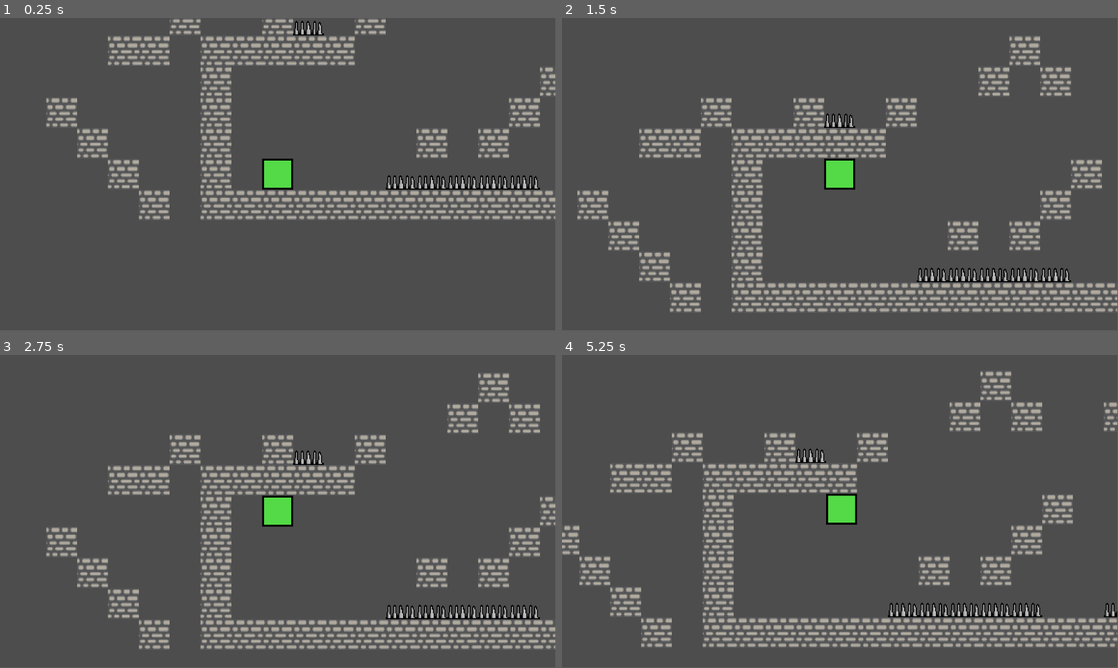
Above: before the commit, frames 1-4 (two rows, left to right).
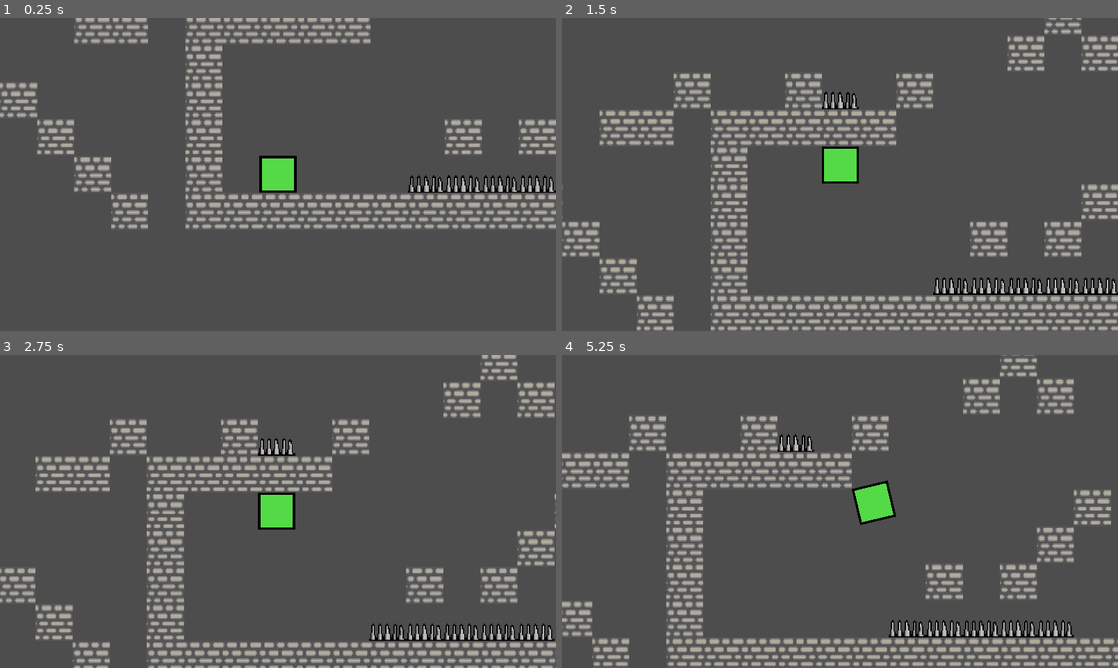
Above: after the commit, the same moments.

Repository: TamasKiss2003/Block-Aid
Game: Godot game, scene res://scenes/game.tscn
Two runs of this game, one before a commit and one after it. Both use one fixed random seed, a clock stepped at 60 frames per second and the inputs below.
Inputs (mouse positions are in pixels of both pictures, inside the frame that each line leads up to):
- Up to frame 1 (0.25 s): no input
- Up to frame 2 (1.5 s): tap Enter at 0.5 s; move the mouse to (962, 158) at 0.52 s; hold Right (ui_right) 0.53-1.25 s; tap Up (ui_up) at 0.6, 0.77, 1.07 s; click (962, 158) at 0.67 s; drag from (728, 190) to (840, 174) at 1.27 s
- Up to frame 3 (2.75 s): move the mouse to (333, 442) at 2.02 s; hold Left (ui_left) from 2.03 s (still down); tap Up (ui_up) at 2.1 s; click (333, 442) at 2.17 s
- Up to frame 4 (5.25 s): release Left (ui_left) at 2.75 s; drag from (812, 574) to (673, 464) at 2.77 s; move the mouse to (1006, 558) at 3.52 s; hold Right (ui_right) 3.53-4.25 s; tap Up (ui_up) at 3.6, 3.77, 4.07, 5.1 s; click (1006, 558) at 3.67 s; drag from (673, 464) to (840, 511) at 4.27 s; move the mouse to (867, 511) at 5.02 s; hold Right (ui_right) from 5.03 s (still down); click (867, 511) at 5.17 s
The window is 799x449 before the commit and 800x450 after it. Grey fills any space a smaller window leaves; there, only what the larger window draws over its background counts as a difference.

The runs differ from the first frame. In frame 1, 17% of the frame differs, in the area x 0-100%, y 0-68%; in frame 2, 23%; in frame 3, 22%; in frame 4, 24%, in the area x 0-100%, y 0-100%.

Commit message:
Add touch controls (#21)

Diff:
--- a/project.godot
+++ b/project.godot
@@ -15,9 +15,20 @@
 config/features=PackedStringArray("4.6", "Mobile")
 config/icon="res://icon.svg"
 
+[display]
+
+window/size/viewport_width=1920
+window/size/viewport_height=1080
+window/stretch/mode="viewport"
+window/stretch/aspect="expand"
+
 [global_group]
 
 enemy=""
+
+[input_devices]
+
+pointing/emulate_touch_from_mouse=true
 
 [physics]
 
@@ -28,3 +39,4 @@
 textures/canvas_textures/default_texture_filter=0
 rendering_device/driver.windows="d3d12"
 renderer/rendering_method="mobile"
+textures/vram_compression/import_etc2_astc=true
--- a/scenes/game.tscn
+++ b/scenes/game.tscn
@@ -46,9 +46,10 @@
 tile_set = SubResource("TileSet_5fb3c")
 
 [node name="Camera2D" type="Camera2D" parent="." unique_id=506408532]
-position = Vector2(64, -96)
+position = Vector2(-176, 16)
 ignore_rotation = false
-zoom = Vector2(2, 2)
+zoom = Vector2(4, 4)
+position_smoothing_enabled = true
 script = ExtResource("4_lbhrr")
 target = NodePath("../Player")
 
--- a/scripts/player.gd
+++ b/scripts/player.gd
@@ -13,6 +13,24 @@
 const DASH_SPEED := 500.0
 const DASH_DISTANCE := 3
 const WALL_SLIDE_SPEED := 40.0
+
+# Touch input
+const _SWIPE_THRESHOLD := 60.0
+const _TAP_THRESHOLD := 25.0
+
+# Maps semantic action names to Godot input actions (any one triggers it).
+# "right"/"left" include tap so ground rolling works with a tap.
+# "swipe_right"/"swipe_left" are swipe-only — used for dashing and wall movement.
+const INPUT_ACTIONS := {
+	"right": ["ui_right", "touch_tap_right"],
+	"left": ["ui_left", "touch_tap_left"],
+	"up": ["ui_up"],
+	"down": ["ui_down"],
+	"swipe_right": ["ui_right"],
+	"swipe_left": ["ui_left"],
+	"shrink": ["touch_shrink"],
+	"grow": ["touch_grow"],
+}
 
 # Default abilities
 @export var has_jump := false
@@ -48,10 +66,97 @@
 var _wall_tween: Tween = null
 var _is_shrunk := false
 var _is_shrinking := false
+var _touch_starts: Dictionary[int, Vector2] = { }
+var _touch_current: Dictionary[int, Vector2] = { }
+var _pinch_start_dist := -1.0
+var _pinch_consumed := false
+
+
+func _ready() -> void:
+	var all_actions: Array[String] = []
+	for actions: Array in INPUT_ACTIONS.values():
+		all_actions.append_array(actions)
+	for action: String in all_actions:
+		if not InputMap.has_action(action):
+			InputMap.add_action(action)
 
 
 func die() -> void:
 	get_tree().reload_current_scene()
+
+
+func _input(event: InputEvent) -> void:
+	if event is InputEventScreenTouch:
+		if event.pressed:
+			_on_touch_down(event.index, event.position)
+		elif _touch_starts.has(event.index):
+			_on_touch_up(event.index, event.position)
+	elif event is InputEventScreenDrag:
+		_touch_current[event.index] = event.position
+
+
+func _on_touch_down(idx: int, pos: Vector2) -> void:
+	_touch_starts[idx] = pos
+	_touch_current[idx] = pos
+	if _touch_starts.size() == 2:
+		var positions := _touch_current.values()
+		_pinch_start_dist = positions[0].distance_to(positions[1])
+		_pinch_consumed = false
+
+
+func _on_touch_up(idx: int, pos: Vector2) -> void:
+	var start := _touch_starts[idx]
+	_touch_current[idx] = pos
+	var pts := _touch_current.values()
+	_touch_starts.erase(idx)
+	_touch_current.erase(idx)
+
+	if _pinch_start_dist < 0.0:
+		_process_touch_gesture(start, pos - start)
+		return
+
+	if not _pinch_consumed:
+		_process_pinch_gesture(pts[0].distance_to(pts[1]))
+		_pinch_consumed = true
+	if _touch_starts.is_empty():
+		_pinch_start_dist = -1.0
+
+
+func _process_pinch_gesture(end_dist: float) -> void:
+	var dist_change := end_dist - _pinch_start_dist
+	if abs(dist_change) < _SWIPE_THRESHOLD:
+		return
+	_fire_action("touch_shrink" if dist_change < 0 else "touch_grow")
+
+
+func _process_touch_gesture(start: Vector2, delta: Vector2) -> void:
+	var dist := delta.length()
+	if dist < _TAP_THRESHOLD:
+		var half_w := get_viewport().get_visible_rect().size.x / 2.0
+		_fire_action("touch_tap_left" if start.x < half_w else "touch_tap_right")
+		return
+	if dist < _SWIPE_THRESHOLD:
+		return
+	if abs(delta.x) >= abs(delta.y):
+		_fire_action("ui_right" if delta.x > 0 else "ui_left")
+	else:
+		_fire_action("ui_down" if delta.y > 0 else "ui_up")
+
+
+func _fire_action(action: String) -> void:
+	Input.action_press(action)
+	call_deferred("_release_action", action)
+
+
+func _release_action(action: String) -> void:
+	Input.action_release(action)
+
+
+func _is_just_pressed(action: String) -> bool:
+	for raw: String in INPUT_ACTIONS[action]:
+		if Input.is_action_just_pressed(raw):
+			return true
+	return false
 
 
 func _physics_process(delta: float) -> void:
@@ -76,11 +181,12 @@
 
 
 func _handle_shrink() -> void:
-	if _is_shrinking or not Input.is_key_pressed(KEY_S):
-		return
-	if _is_shrunk:
+	if _is_shrinking:
+		return
+	var want_toggle := Input.is_key_pressed(KEY_S)
+	if _is_shrunk and (want_toggle or _is_just_pressed("grow")):
 		_try_grow()
-	elif _can_shrink():
+	elif not _is_shrunk and (want_toggle or _is_just_pressed("shrink")) and _can_shrink():
 		_do_shrink()
 
 
@@ -221,13 +327,14 @@
 			_release_stick()
 			return
 
-	var horiz_dir := int(Input.is_action_just_pressed("ui_right")) - int(Input.is_action_just_pressed("ui_left"))
-	var vert_dir := int(Input.is_action_just_pressed("ui_down")) - int(Input.is_action_just_pressed("ui_up"))
+	var horiz_dir := int(_is_just_pressed("right")) - int(_is_just_pressed("left"))
+	var wall_horiz_dir := int(_is_just_pressed("swipe_right")) - int(_is_just_pressed("swipe_left"))
+	var vert_dir := int(_is_just_pressed("down")) - int(_is_just_pressed("up"))
 
 	if _is_ceiling_stuck and _is_wall_stuck:
 		_handle_corner_input(horiz_dir, vert_dir)
 	elif _is_wall_stuck:
-		_handle_wall_input(horiz_dir, vert_dir)
+		_handle_wall_input(wall_horiz_dir, vert_dir)
 	elif _is_ceiling_stuck:
 		_handle_ceiling_input(horiz_dir, vert_dir)
 
@@ -457,11 +564,11 @@
 	if is_on_ceiling() and _air_jump_used:
 		_stick_from_jump()
 
-	if Input.is_action_just_pressed("ui_up"):
+	if _is_just_pressed("up"):
 		_jump()
 
 	if is_on_floor():
-		var dir := int(Input.is_action_just_pressed("ui_right")) - int(Input.is_action_just_pressed("ui_left"))
+		var dir := int(_is_just_pressed("right")) - int(_is_just_pressed("left"))
 		if dir == 0:
 			return
 		var target := _get_roll_target(dir, true)
@@ -472,7 +579,7 @@
 			return
 		_try_floor_wall_stick(dir)
 	else:
-		var dir := int(Input.is_action_just_pressed("ui_right")) - int(Input.is_action_just_pressed("ui_left"))
+		var dir := int(_is_just_pressed("swipe_right")) - int(_is_just_pressed("swipe_left"))
 		if dir == 0:
 			return
 		_start_dash(dir)
Not shown, changed: export_presets.cfg
